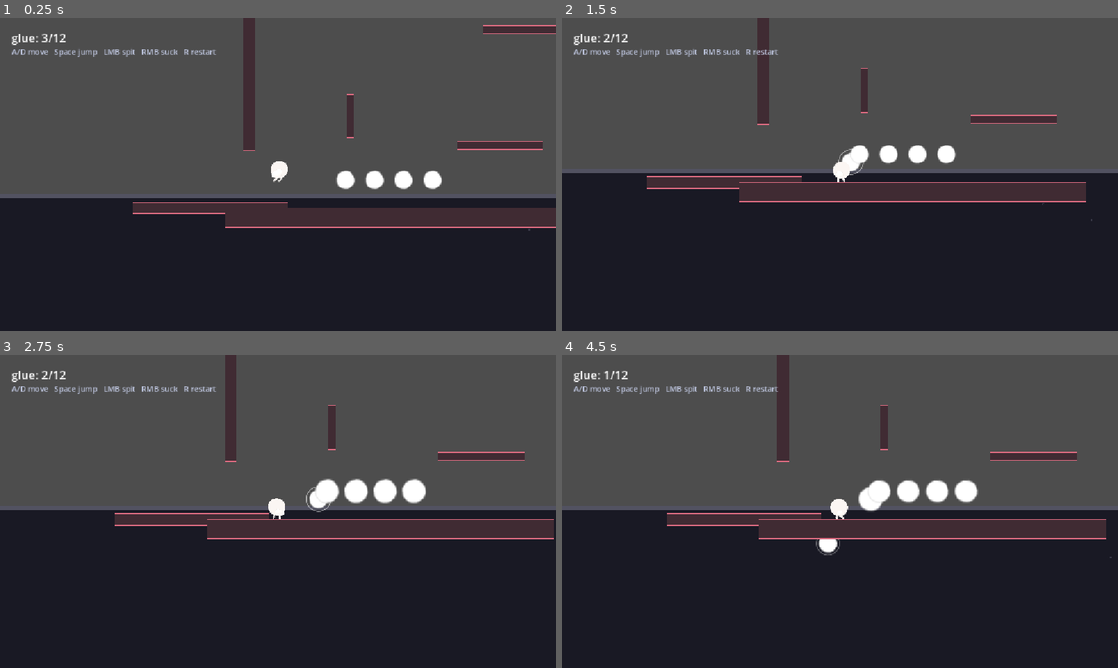
Above: before the commit, frames 1-4 (two rows, left to right).
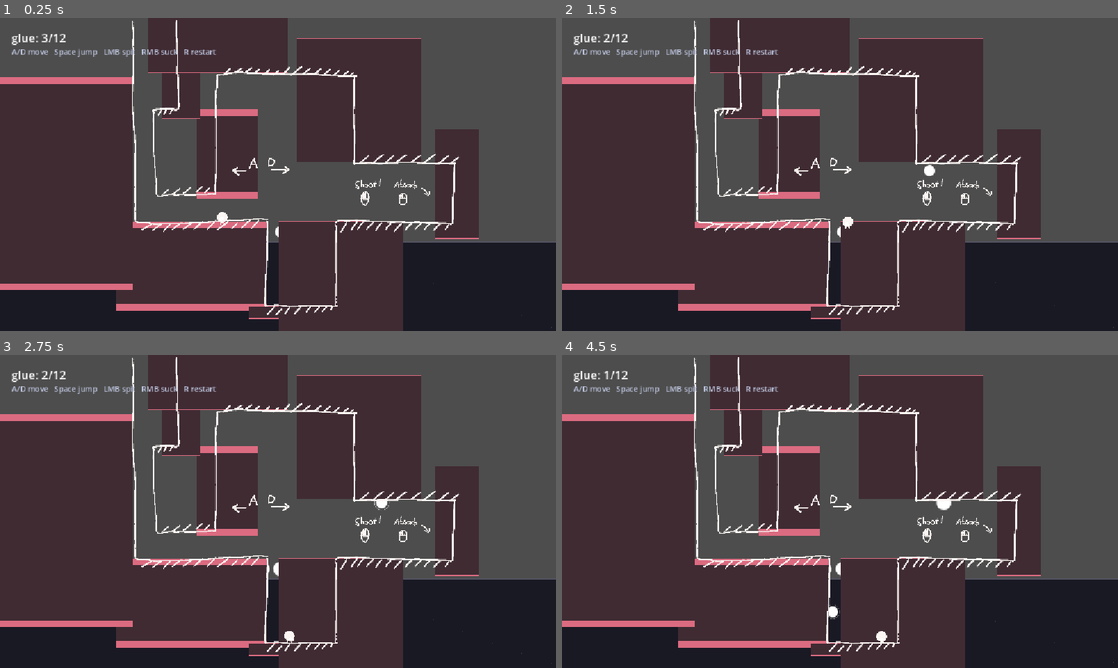
Above: after the commit, the same moments.

Repository: Node000/lumpy
Game: Godot game, scene res://scenes/levels/player_test.tscn
Same seed, same stepped clock (60 frames per second), same inputs: the game is played once before the commit and once after it.
Inputs (mouse positions are in pixels of both pictures, inside the frame that each line leads up to):
- Up to frame 1 (0.25 s): no input
- Up to frame 2 (1.5 s): tap Enter at 0.5 s; move the mouse to (962, 158) at 0.52 s; hold D (move_right) from 0.53 s (still down); click (962, 158) at 0.6 s; tap Space (jump) at 0.77 s; move the mouse to (728, 190) at 1.27 s; right-click (728, 190) at 1.35 s
- Up to frame 3 (2.75 s): tap Space (jump) at 1.52 s; move the mouse to (333, 442) at 2.02 s; release D (move_right) at 2.03 s; hold A (move_left) from 2.03 s (still down); tap H at 2.1 s
- Up to frame 4 (4.5 s): move the mouse to (812, 574) at 2.77 s; release A (move_left) at 2.78 s; hold D (move_right) 2.78-4.28 s; click (812, 574) at 2.85 s; tap Space (jump) at 3.02, 3.77 s; move the mouse to (1006, 558) at 3.52 s; hold Right mouse button (suck_glue) 3.53-4.28 s; move the mouse to (673, 464) at 4.27 s; hold A (move_left) from 4.28 s (still down); tap H at 4.35 s

The runs differ from the first frame. In frame 1, 59% of the frame differs, in the area x 0-100%, y 0-100%; in frame 2, 62%; in frame 3, 62%; in frame 4, 62%.

Commit message:
场景修改

Diff:
--- a/scenes/levels/player_test.tscn
+++ b/scenes/levels/player_test.tscn
@@ -7,35 +7,44 @@
 [ext_resource type="Script" uid="uid://b0hm3daen57dg" path="res://scripts/gameplay/test_wall.gd" id="5_ro0ym"]
 [ext_resource type="Script" uid="uid://dhthq280ccnvi" path="res://scripts/gameplay/player_test_level.gd" id="6_o7xpx"]
 [ext_resource type="Script" uid="uid://x7756bwqmrgc" path="res://scripts/gameplay/level_hud.gd" id="7_2blty"]
+[ext_resource type="Texture2D" uid="uid://dwrqhsd4ddj3j" path="res://design/char.png" id="8_bvm0p"]
+[ext_resource type="Texture2D" uid="uid://bevvhvyg30r5d" path="res://design/level.png" id="9_f482d"]
 
 [sub_resource type="CircleShape2D" id="CircleShape2D_bxw12"]
 radius = 18.0
 
 [sub_resource type="RectangleShape2D" id="RectangleShape2D_tp06i"]
-size = Vector2(320, 24)
+size = Vector2(320, 24.068962)
+
+[sub_resource type="RectangleShape2D" id="RectangleShape2D_p5qbh"]
+size = Vector2(320, 60.362072)
+
+[sub_resource type="RectangleShape2D" id="RectangleShape2D_ro0ym"]
+size = Vector2(130.625, 24.318966)
 
 [sub_resource type="RectangleShape2D" id="RectangleShape2D_ugs25"]
-size = Vector2(720, 40)
-
-[sub_resource type="RectangleShape2D" id="RectangleShape2D_a7rkt"]
-size = Vector2(24, 300)
+size = Vector2(442, 40)
 
 [sub_resource type="RectangleShape2D" id="RectangleShape2D_vb2ee"]
-size = Vector2(24, 420)
+size = Vector2(423, 420)
 
-[sub_resource type="RectangleShape2D" id="RectangleShape2D_f7fgh"]
-size = Vector2(180, 16)
-
-[sub_resource type="RectangleShape2D" id="RectangleShape2D_bu2lm"]
-size = Vector2(150, 16)
+[sub_resource type="RectangleShape2D" id="RectangleShape2D_f482d"]
+size = Vector2(129, 372)
 
 [sub_resource type="RectangleShape2D" id="RectangleShape2D_drc7l"]
-size = Vector2(16, 90)
+size = Vector2(150, 372)
+
+[sub_resource type="RectangleShape2D" id="RectangleShape2D_o7xpx"]
+size = Vector2(473, 305)
 
 [node name="PlayerTest" type="Node2D" unique_id=408281853]
 
 [node name="Backdrop" type="Node2D" parent="." unique_id=1080361096]
 script = ExtResource("1_nioiv")
+
+[node name="Camera2D" type="Camera2D" parent="." unique_id=1782223568]
+position = Vector2(372, 267)
+zoom = Vector2(0.61, 0.61)
 
 [node name="Player" type="CharacterBody2D" parent="." unique_id=1107322508]
 position = Vector2(180, 400)
@@ -55,58 +64,86 @@
 sprite_frames = ExtResource("4_p5qbh")
 animation = &"idle"
 
-[node name="Camera2D" type="Camera2D" parent="Player" unique_id=1782223568]
-
 [node name="Wall" type="StaticBody2D" parent="." unique_id=2043727294]
-position = Vector2(40, 520)
+position = Vector2(78, 577.99994)
+scale = Vector2(1.6, 11.5999975)
 script = ExtResource("5_ro0ym")
 
 [node name="Shape" type="CollisionShape2D" parent="Wall" unique_id=160067285]
+position = Vector2(0, -0.03448105)
+scale = Vector2(1, 1.0000001)
 shape = SubResource("RectangleShape2D_tp06i")
 
+[node name="Wall2" type="StaticBody2D" parent="." unique_id=590193170]
+position = Vector2(-377, 298.99997)
+scale = Vector2(1.6, 11.5999975)
+script = ExtResource("5_ro0ym")
+
+[node name="Shape" type="CollisionShape2D" parent="Wall2" unique_id=1234970502]
+position = Vector2(0, -18.181044)
+scale = Vector2(1, 1.0000001)
+shape = SubResource("RectangleShape2D_p5qbh")
+
+[node name="Wall3" type="StaticBody2D" parent="." unique_id=406059573]
+position = Vector2(201, 197.99998)
+scale = Vector2(1.6, 11.5999975)
+script = ExtResource("5_ro0ym")
+
+[node name="Shape" type="CollisionShape2D" parent="Wall3" unique_id=892806051]
+position = Vector2(-91.25, -1.0301723)
+scale = Vector2(1, 1.0000001)
+shape = SubResource("RectangleShape2D_ro0ym")
+
 [node name="@StaticBody2D@2" type="StaticBody2D" parent="." unique_id=166537177]
-position = Vector2(430, 540)
+position = Vector2(494, 735)
 script = ExtResource("5_ro0ym")
 
 [node name="Shape" type="CollisionShape2D" parent="@StaticBody2D@2" unique_id=644190170]
+position = Vector2(-139, 0)
 shape = SubResource("RectangleShape2D_ugs25")
 
-[node name="@StaticBody2D@3" type="StaticBody2D" parent="." unique_id=728747365]
-position = Vector2(120, 250)
-script = ExtResource("5_ro0ym")
-
-[node name="Shape" type="CollisionShape2D" parent="@StaticBody2D@3" unique_id=938714320]
-shape = SubResource("RectangleShape2D_a7rkt")
-
 [node name="@StaticBody2D@4" type="StaticBody2D" parent="." unique_id=873565523]
-position = Vector2(890, 330)
+position = Vector2(586, 636)
 script = ExtResource("5_ro0ym")
 
 [node name="Shape" type="CollisionShape2D" parent="@StaticBody2D@4" unique_id=1891134067]
+position = Vector2(199.5, 0)
 shape = SubResource("RectangleShape2D_vb2ee")
 
-[node name="@StaticBody2D@5" type="StaticBody2D" parent="." unique_id=884494218]
-position = Vector2(640, 390)
+[node name="_StaticBody2D_4" type="StaticBody2D" parent="." unique_id=588044423]
+position = Vector2(647, 15)
 script = ExtResource("5_ro0ym")
 
-[node name="Shape" type="CollisionShape2D" parent="@StaticBody2D@5" unique_id=685880849]
-shape = SubResource("RectangleShape2D_f7fgh")
-
-[node name="WallSmooth" type="StaticBody2D" parent="." unique_id=1719339860]
-position = Vector2(680, 150)
-collision_layer = 2
-script = ExtResource("5_ro0ym")
-
-[node name="Shape" type="CollisionShape2D" parent="WallSmooth" unique_id=143516242]
-shape = SubResource("RectangleShape2D_bu2lm")
+[node name="Shape" type="CollisionShape2D" parent="_StaticBody2D_4" unique_id=623524314]
+position = Vector2(199.5, 0)
+shape = SubResource("RectangleShape2D_vb2ee")
 
 [node name="@StaticBody2D@6" type="StaticBody2D" parent="." unique_id=1136614665]
-position = Vector2(330, 330)
+position = Vector2(42, -109)
 collision_layer = 2
 script = ExtResource("5_ro0ym")
 
 [node name="Shape" type="CollisionShape2D" parent="@StaticBody2D@6" unique_id=897906733]
+position = Vector2(54.5, 0.5)
+shape = SubResource("RectangleShape2D_f482d")
+
+[node name="_StaticBody2D_7" type="StaticBody2D" parent="." unique_id=501588212]
+position = Vector2(981, 299)
+collision_layer = 2
+script = ExtResource("5_ro0ym")
+
+[node name="Shape" type="CollisionShape2D" parent="_StaticBody2D_7" unique_id=1037776732]
+position = Vector2(64, 34)
 shape = SubResource("RectangleShape2D_drc7l")
+
+[node name="_StaticBody2D_6" type="StaticBody2D" parent="." unique_id=1144367148]
+position = Vector2(168, -232)
+collision_layer = 2
+script = ExtResource("5_ro0ym")
+
+[node name="Shape" type="CollisionShape2D" parent="_StaticBody2D_6" unique_id=486495550]
+position = Vector2(229, 0)
+shape = SubResource("RectangleShape2D_o7xpx")
 
 [node name="LevelLogic" type="Node2D" parent="." unique_id=487241875]
 script = ExtResource("6_o7xpx")
@@ -140,3 +177,13 @@
 offset_bottom = 58.0
 theme_override_colors/font_color = Color(0.75, 0.78, 0.88, 1)
 text = "A/D move   Space jump   LMB spit   RMB suck   R restart"
+
+[node name="Char" type="Sprite2D" parent="." unique_id=1649066495]
+visible = false
+position = Vector2(396.99997, 365.00003)
+scale = Vector2(0.86134446, 0.8613446)
+texture = ExtResource("8_bvm0p")
+
+[node name="Level" type="Sprite2D" parent="." unique_id=582744601]
+position = Vector2(408, 279)
+texture = ExtResource("9_f482d")
Binary file added: design/char.png
Not shown, added: design/char.png.import
Binary file added: design/level.png
Not shown, added: design/level.png.import
